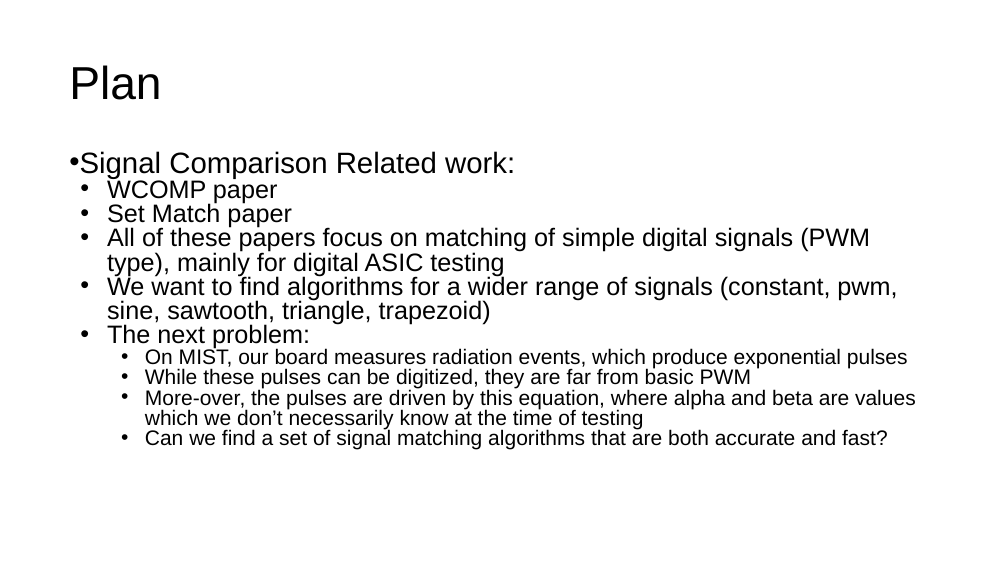
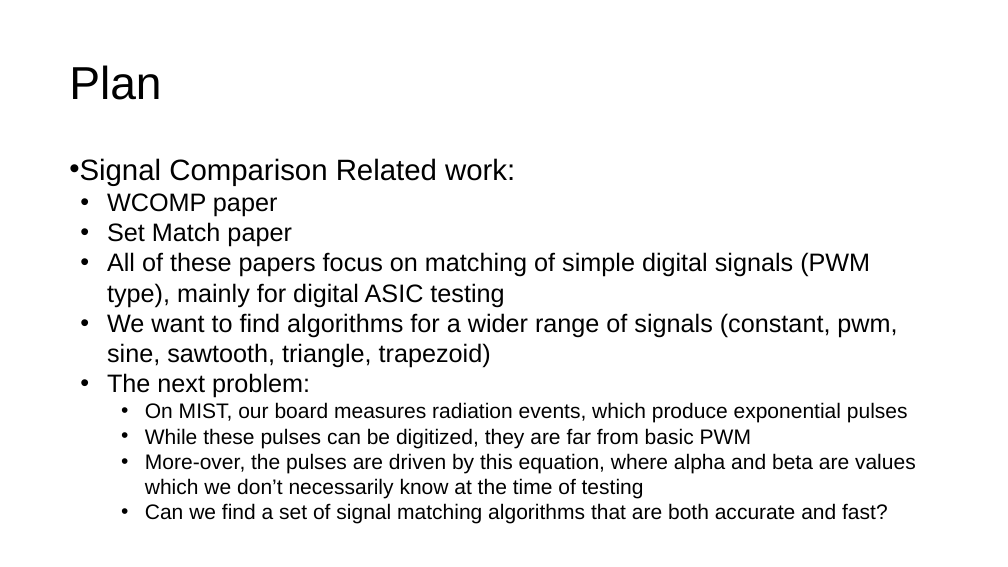
Before and after one commit to GNPower/TestpointDSL, a slide deck: slide 26 of Seminar Presentation/DSL for HIL Testing.pptx (slide 4 before the commit). Drawn at 1008x567 pixels with LibreOffice and Linux fonts; fonts in the diff are those of the drawing. Boxes give left, top, right and bottom in pixels: in the first picture for what was removed or moved away, otherwise in the second. Text is boxed around its words. In the diff, an @@ line names an element or a change of style, - is before the commit and + after.

```diff
--- a/Seminar Presentation/DSL for HIL Testing.pptx
+++ b/Seminar Presentation/DSL for HIL Testing.pptx
@@ text "Signal Comparison Related work:" at box(69, 158, 916, 524): line spacing 0.8 to 0.9 @@
```
Also in this commit, not shown: 4 other slides changed, 22 slides added, 18 other files.
